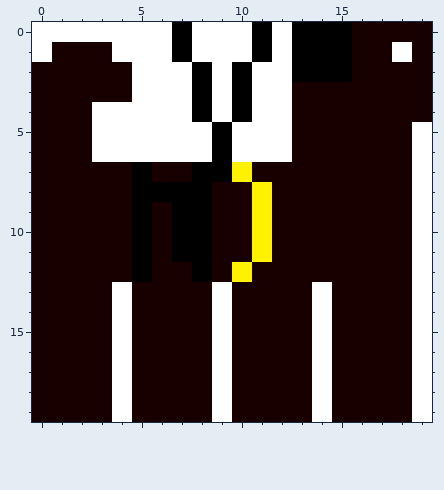
A pixel-art sprite gets an edit: game/pics/DogRPara.png. Above, as it was before the edit.
The file is 20x20 pixels.
The same view after the edit:
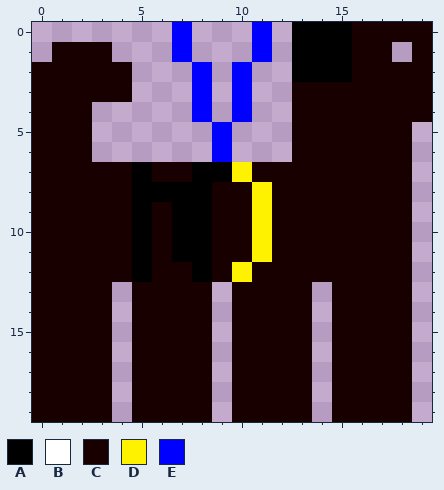
Palette (. is transparent): A #000000  B #ffffff  C #180000  D #fff200  E #0000ff
Diff:
y 0: x 0..12 BBBBBBBABBBAB -> .......E...E.
y 1: x 0 B -> .; x 4..12 BBBABBBAB -> ...E...E.; x 18 B -> .
y 2..3: x 5..12 BBBABABB -> ...E.E..
y 4: x 3..12 BBBBBABABB -> .....E.E..
y 5..6: x 3..12 BBBBBBABBB -> ......E...; x 19 B -> .
y 7..12: x 19 B -> .
y 13..19: x 4 B -> .; x 9 B -> .; x 14 B -> .; x 19 B -> .
Boxes around the changes in both pictures, in picture pixels (x1, y1, x2, y2):
changed: (32, 22, 292, 162)
erased: (392, 42, 432, 422)
erased: (112, 282, 132, 422)
erased: (212, 282, 332, 422)
